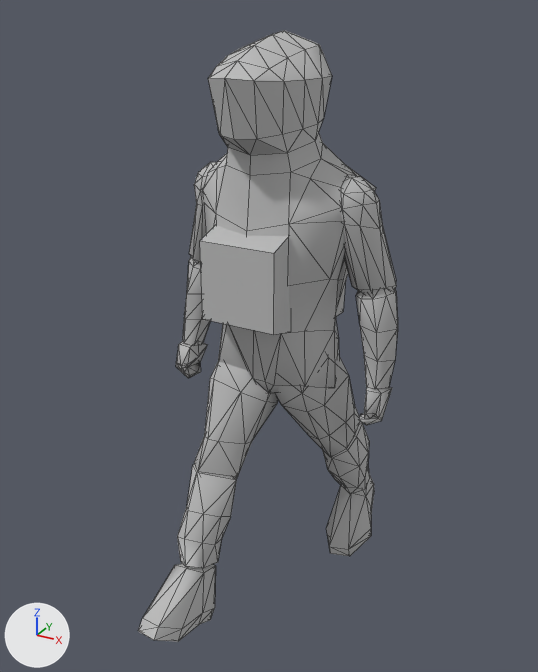
One commit to the OBJ model 3DModelFiles/objModels/Player/playerRoughWalkFrame02.obj: the scene before it, then after it.
Rendered twice from a camera (50 mm lens) standing at (2.97, -5.49, 5.58) and looking at (-0.06, 0.01, 2.83). The lights are fixed; the arrows at lower left show +X, +Y and +Z. Mesh edges are drawn as thin lines. Where no turn or scale is listed for an object, it has been applied to the vertices. Vertices at the same position are counted once.

Names of what the first picture shows: 'playerRoughWalkFrame02'.
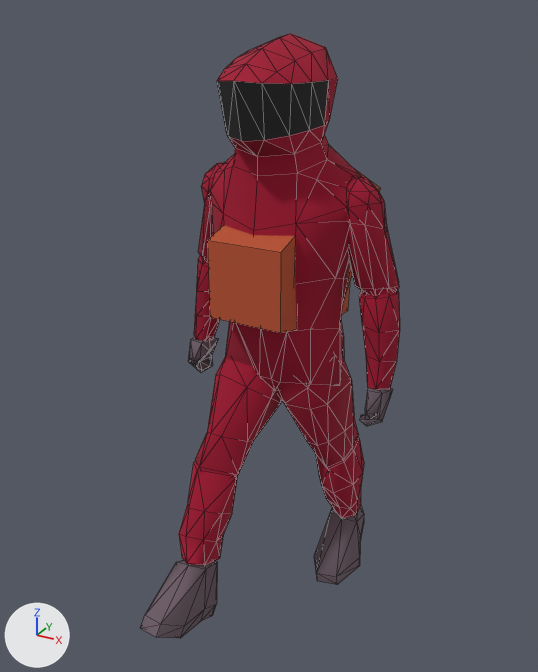
Pixel boxes [x1, y1, x2, y2] of what changed, in the pictures (538 x 672 px; the box of a moved part takes in the faces that stretch with it):
'playerRoughWalkFrame02', reshaped: before [138, 30, 398, 642]; after [141, 34, 400, 638]
part 1 of me_playerroughwalkframe02, moved or reshaped: before [203, 30, 356, 393]; after [210, 34, 362, 391]
part 2 of me_playerroughwalkframe02, moved or reshaped: before [341, 176, 396, 294]; after [346, 177, 399, 293]
part 3 of me_playerroughwalkframe02, moved or reshaped: before [356, 289, 398, 389]; after [359, 290, 400, 389]
part 4 of me_playerroughwalkframe02, moved or reshaped: before [359, 387, 392, 425]; after [359, 388, 393, 426]
part 5 of me_playerroughwalkframe02, moved or reshaped: before [189, 162, 217, 264]; after [198, 163, 224, 261]
part 6 of me_playerroughwalkframe02, moved or reshaped: before [182, 257, 210, 346]; after [194, 255, 220, 341]
part 7 of me_playerroughwalkframe02, moved or reshaped: before [176, 341, 207, 378]; after [188, 337, 218, 372]
part 8 of me_playerroughwalkframe02, moved or reshaped: before [275, 354, 360, 457]; after [278, 358, 359, 468]
part 9 of me_playerroughwalkframe02, moved or reshaped: before [322, 422, 369, 494]; after [315, 437, 364, 518]
part 10 of me_playerroughwalkframe02, moved or reshaped: before [326, 474, 374, 556]; after [314, 505, 364, 585]
part 11 of me_playerroughwalkframe02, moved or reshaped: before [194, 362, 278, 479]; after [195, 357, 281, 476]
part 12 of me_playerroughwalkframe02, moved or reshaped: before [177, 464, 237, 569]; after [179, 461, 238, 565]
part 13 of me_playerroughwalkframe02, moved or reshaped: before [138, 563, 216, 642]; after [141, 560, 217, 638]
part 14 of me_playerroughwalkframe02, moved or reshaped: before [200, 225, 291, 335]; after [208, 225, 297, 333]
part 15 of me_playerroughwalkframe02, moved or reshaped: before [337, 165, 376, 316]; after [342, 169, 381, 314]

Edits to the bpy script that builds the scene:
```text
Change me_playerroughwalkframe02:
    where me_playerroughwalkframe02.from_pydata(...)  # 534 vertices, 955 faces; spans x -1.11..1.11, y -1.59..1.51, z 0.0..5.42
    remove me_playerroughwalkframe02.materials.append(mat_lambert28sg)  # grey #bcbcbc
    me_playerroughwalkframe02 part 1: the loose piece of 135 vertices spanning x -0.72..0.72, y -0.74..0.6, z 2.33..5.42 is moved by (0.0, 0.12, -0.03), in mat_lambert10sg (picture img_person_texture_jpg)
    me_playerroughwalkframe02 part 2: the loose piece of 40 vertices spanning x 0.47..1.04, y -0.11..0.48, z 3.3..4.35 is turned -3.1 degrees about the x axis through its middle, then moved by (0.0, 0.1, -0.03), in mat_lambert10sg (picture img_person_texture_jpg)
    me_playerroughwalkframe02 part 3: the loose piece of 37 vertices spanning x 0.7..1.11, y -0.01..0.46, z 2.48..3.55 is turned -3.1 degrees about the x axis through its middle, then moved by (0.0, 0.06, -0.03), in mat_lambert10sg (picture img_person_texture_jpg)
    me_playerroughwalkframe02 part 4: the loose piece of 19 vertices spanning x 0.87..1.1, y -0.11..0.29, z 2.2..2.57 is scaled about its middle by (1, 1.01, 0.987), then moved by (0.0, 0.02, -0.02), in mat_lambert10sg (picture img_person_texture_jpg)
    me_playerroughwalkframe02 part 5: the loose piece of 40 vertices spanning x -1.04..-0.47, y -0.11..0.48, z 3.3..4.35 is turned 3.1 degrees about the x axis through its middle, then moved by (0.0, 0.13, -0.02), in mat_lambert10sg (picture img_person_texture_jpg)
    me_playerroughwalkframe02 part 6: the loose piece of 37 vertices spanning x -1.11..-0.7, y -0.01..0.46, z 2.48..3.55 is turned 3.1 degrees about the x axis through its middle, then moved by (0.0, 0.18, -0.02), in mat_lambert10sg (picture img_person_texture_jpg)
    me_playerroughwalkframe02 part 7: the loose piece of 19 vertices spanning x -1.1..-0.87, y -0.11..0.29, z 2.2..2.57 is turned 3.1 degrees about the x axis through its middle, then moved by (0.0, 0.21, -0.03), in mat_lambert10sg (picture img_person_texture_jpg)
    me_playerroughwalkframe02 part 8: the loose piece of 33 vertices spanning x -0.09..0.63, y -0.27..0.75, z 1.42..3.03 is turned -10.3 degrees about the x axis through its middle, then moved by (0.0, 0.04, -0.07), in mat_lambert10sg (picture img_person_texture_jpg)
    me_playerroughwalkframe02 part 9: the loose piece of 32 vertices spanning x 0.2..0.66, y 0.32..1.25, z 0.73..1.8 is turned -10.3 degrees about the x axis through its middle, then moved by (0.0, -0.14, -0.16), in mat_lambert10sg (picture img_person_texture_jpg)
    me_playerroughwalkframe02 part 10: the loose piece of 24 vertices spanning x 0.23..0.71, y 0.62..1.51, z 0.04..0.87 is turned -8 degrees about the x axis through its middle, then moved by (0.0, -0.27, -0.2), in mat_lambert10sg (picture img_person_texture_jpg)
    me_playerroughwalkframe02 part 11: the loose piece of 33 vertices spanning x -0.61..0.11, y -0.65..0.36, z 1.36..2.92 is turned -5.8 degrees about the x axis through its middle, then moved by (0.0, 0.07, -0.02), in mat_lambert10sg (picture img_person_texture_jpg)
    me_playerroughwalkframe02 part 12: the loose piece of 32 vertices spanning x -0.64..-0.17, y -0.91..-0.14, z 0.54..1.69 is turned 1.1 degrees about the x axis through its middle, then moved by (0.0, 0.02, 0.02), in mat_lambert10sg (picture img_person_texture_jpg)
    me_playerroughwalkframe02 part 13: the loose piece of 24 vertices spanning x -0.69..-0.21, y -1.59..-0.56, z 0.03..0.66 is moved by (0.0, 0.04, 0.01), in mat_lambert10sg (picture img_person_texture_jpg)
    me_playerroughwalkframe02 part 14: the loose piece of 8 vertices spanning x -0.34..0.34, y -0.63..-0.33, z 3.09..3.95 is moved by (0.0, 0.12, -0.03), in mat_lambert10sg (picture img_person_texture_jpg)
    me_playerroughwalkframe02 part 15: the loose piece of 20 vertices spanning x -0.63..0.63, y 0.43..1.23, z 2.83..4.32 is moved by (0.0, 0.12, -0.03), in mat_lambert10sg (picture img_person_texture_jpg)
    add me_playerroughwalkframe02.materials.append(mat_lambert10sg)  # picture img_person_texture_jpg
```
